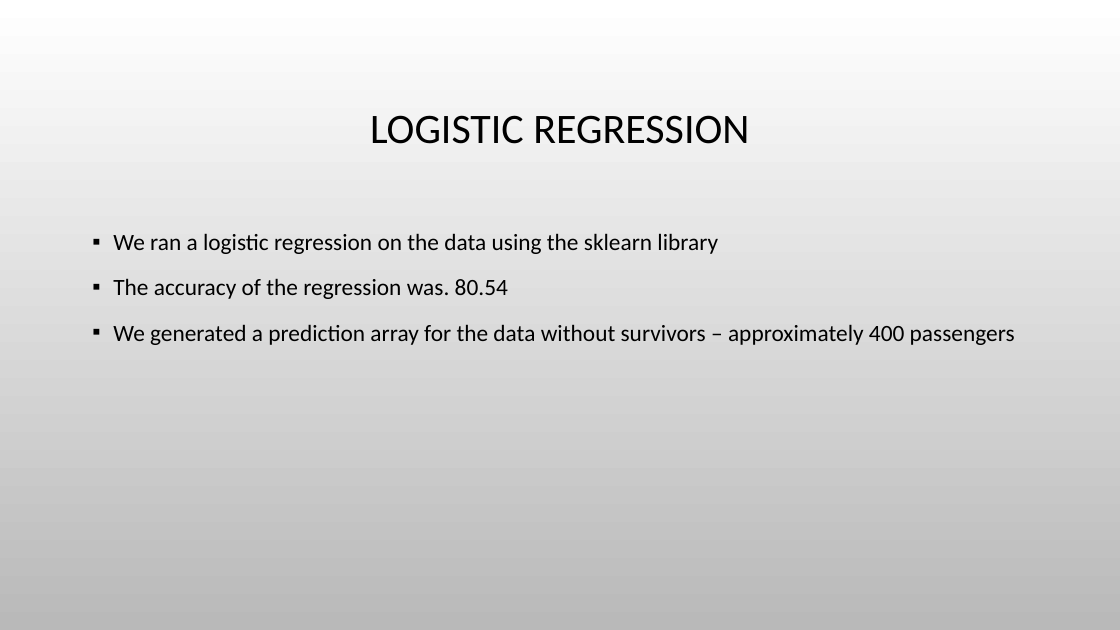
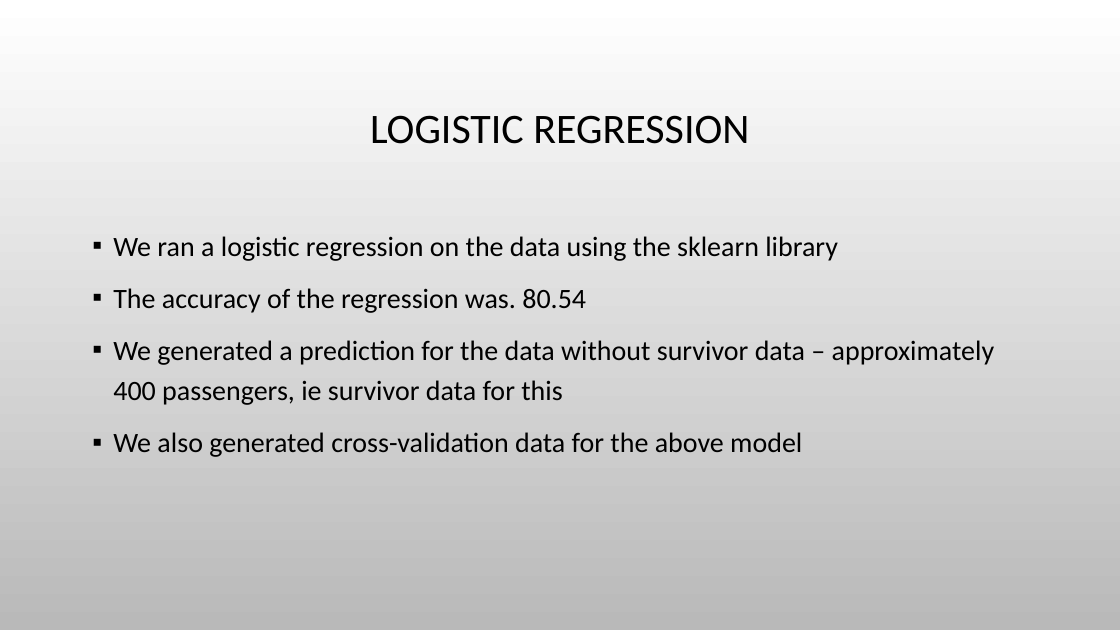
Before and after one commit to lesterstrouse/collab, a slide deck: slide 19 of PPT.pptx (slide 18 before the commit). Drawn at 1120x630 pixels with LibreOffice and Linux fonts; fonts in the diff are those of the drawing; background and template pictures are left out. Boxes give left, top, right and bottom in pixels: in the first picture for what was removed or moved away, otherwise in the second. Text is boxed around its words. In the diff, an @@ line names an element or a change of style, - is before the commit and + after.

```diff
--- a/PPT.pptx
+++ b/PPT.pptx
@@ text at (x1=113, y1=236, x2=838, y2=313): size 20 to 24 pt in "We ran a logistic regression on the ...", "The accuracy of the regression was. 80.54" @@
@@ text at (x1=113, y1=340, x2=995, y2=457): text changed; size 20 to 24 pt @@
-▪ We generated a prediction array for the data without survivors – approximately 400 passengers
+▪ We generated a prediction for the data without survivor data – approximately 400 passengers, ie survivor data for this
+▪ We also generated cross-validation data for the above model
```
Also in this commit, not shown: 3 other slides changed, 1 slide added, 4 other files.
